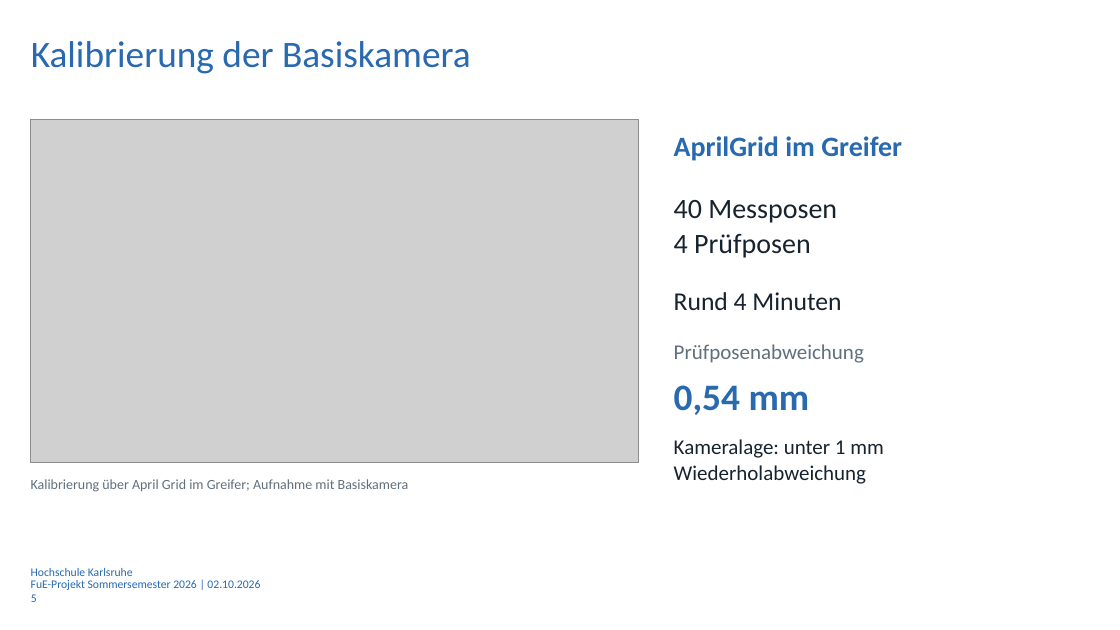
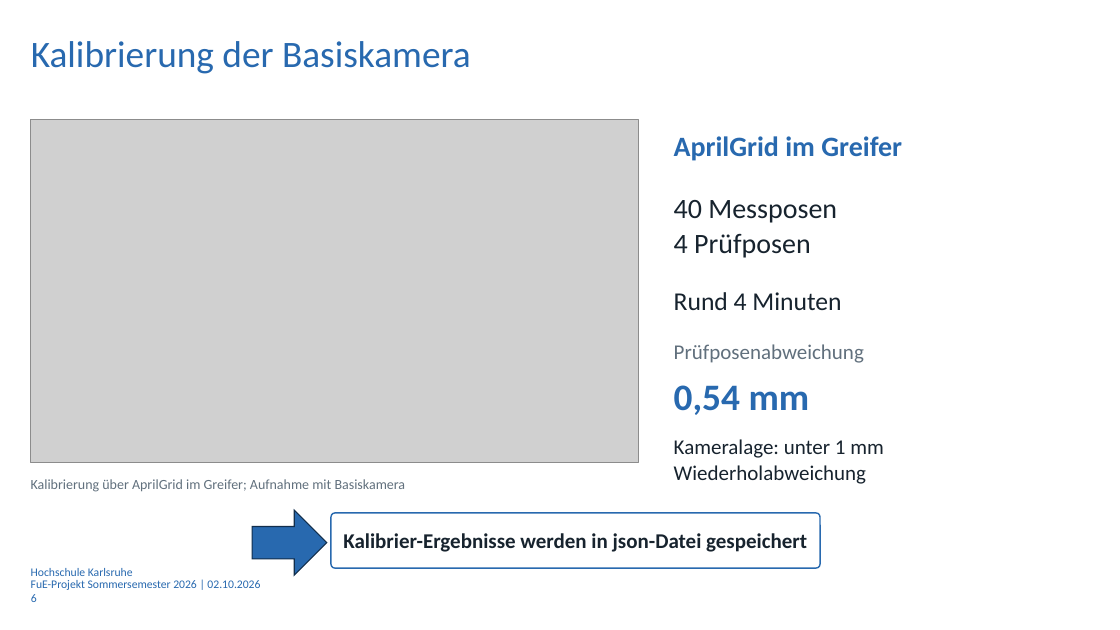
Before and after one commit to Luze212/roboter_tetris, a slide deck: slide 6 of Projektbericht/Presentation/Abschlussprasentation_RoboterTetris_V01_3.pptx (slide 5 before the commit). Drawn at 1120x630 pixels with LibreOffice and Linux fonts; fonts in the diff are those of the drawing; grey boxes stand for pictures; background and template pictures are left out. Boxes give left, top, right and bottom in pixels: in the first picture for what was removed or moved away, otherwise in the second. Text is boxed around its words. In the diff, an @@ line names an element or a change of style, - is before the commit and + after.

Commit message:
Presentation and Poster

```diff
--- a/Projektbericht/Presentation/Abschlussprasentation_RoboterTetris_V01_3.pptx
+++ b/Projektbericht/Presentation/Abschlussprasentation_RoboterTetris_V01_3.pptx
@@ text at [31, 479, 406, 492]: spaces changed @@
-Kalibrierung über April Grid im Greifer; Aufnahme mit Basiskamera
+Kalibrierung über AprilGrid im Greifer; Aufnahme mit Basiskamera
@@ right arrow added at [252, 510, 327, 575], fill #2869AF, outline #122E4D 1 pt @@
@@ rounded rectangle added at [331, 513, 820, 569], fill #FFFFFF, outline #2869AF 1.2 pt, 18 pt, text #17232E, bold @@
+Kalibrier-Ergebnisse werden in json-Datei gespeichert
@@ page number at [31, 594, 37, 602]: text changed @@
-5
+6
```
Also in this commit, not shown: 10 other slides changed, 2 slides added, 3 other files.
